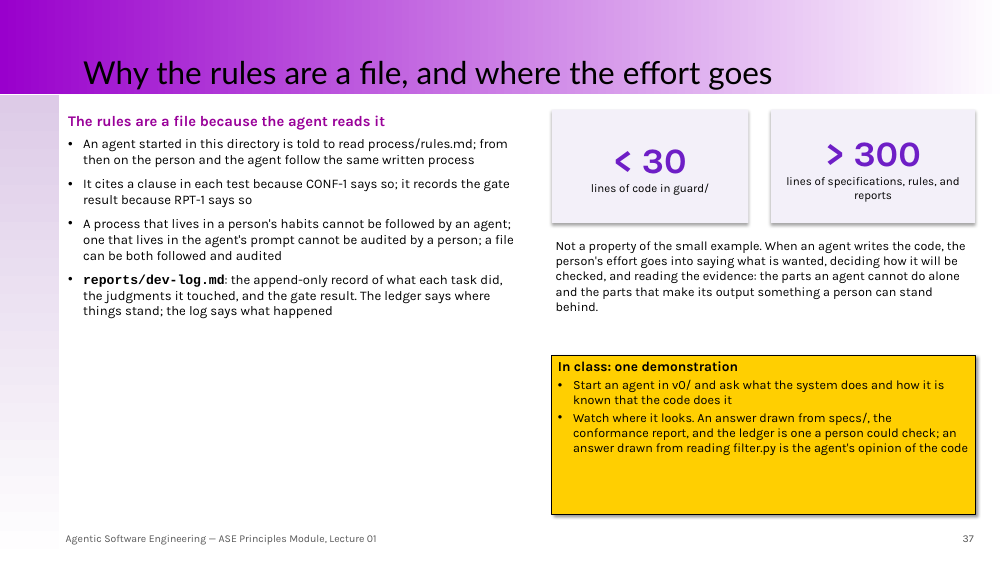
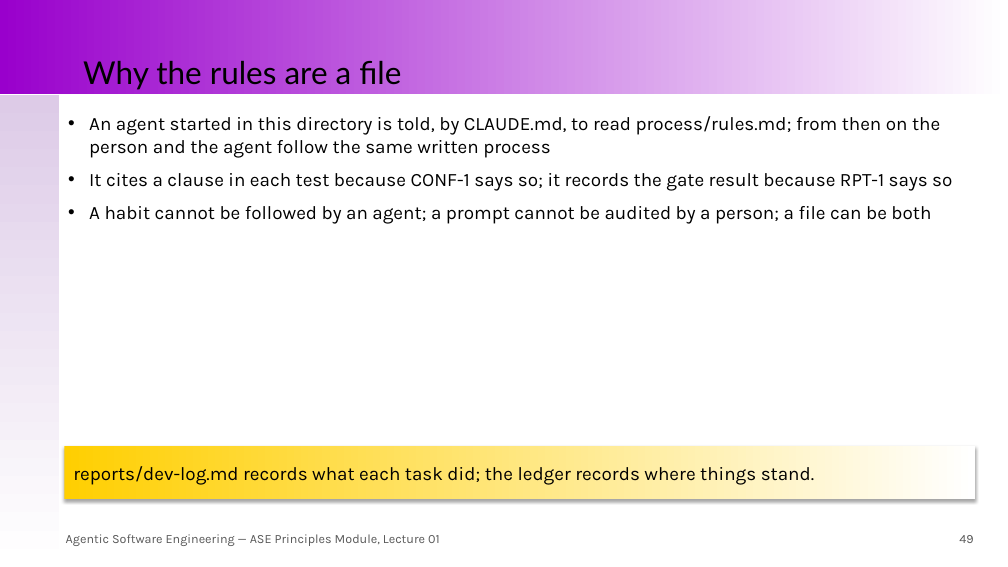
Before and after one commit to santoslab/agentic-software-engineering-public, a slide deck: slide 49 of module-ase-principles/slides/lecture-01-intent-specifications-realizations-and-judgments.pptx (slide 37 before the commit). Drawn at 1008x567 pixels with LibreOffice and Linux fonts; fonts in the diff are those of the drawing. Boxes give left, top, right and bottom in pixels: in the first picture for what was removed or moved away, otherwise in the second. Text is boxed around its words. In the diff, an @@ line names an element or a change of style, - is before the commit and + after.

```diff
--- a/module-ase-principles/slides/lecture-01-intent-specifications-realizations-and-judgments.pptx
+++ b/module-ase-principles/slides/lecture-01-intent-specifications-realizations-and-judgments.pptx
@@ title at (83, 60, 401, 90): text changed @@
-Why the rules are a file, and where the effort goes
+Why the rules are a file
@@ text at (89, 116, 940, 158): text changed; size 12.5 to 18 pt @@
-The rules are a file because the agent reads it
-• An agent started in this directory is told to read process/rules.md; from then on the person and the agent follow the same written process
+• An agent started in this directory is told, by CLAUDE.md, to read process/rules.md; from then on the person and the agent follow the same written process
@@ rectangle removed at (552, 110, 749, 223) @@
-< 30
-lines of code in guard/
@@ rectangle removed at (771, 110, 975, 223) @@
-> 300
-lines of specifications, rules, and reports
@@ text at (89, 173, 952, 191): size 12.5 to 18 pt in "It cites a clause in each test ..."; indent changed; more space between paragraphs @@
@@ text at (89, 206, 931, 224): text changed; size 12.5 to 18 pt @@
-• A process that lives in a person's habits cannot be followed by an agent; one that lives in the agent's prompt cannot be audited by a person; a file can be both followed and audited
-• reports/dev-log.md: the append-only record of what each task did, the judgments it touched, and the gate result. The ledger says where things stand; the log says what happened
+• A habit cannot be followed by an agent; a prompt cannot be audited by a person; a file can be both
@@ text removed at (556, 241, 966, 311) @@
-Not a property of the small example. When an agent writes the code, the person's effort goes into saying what is wanted, deciding how it will be checked, and reading the evidence: the parts an agent cannot do alone and the parts that make its output something a person can stand behind.
@@ rectangle removed at (552, 355, 975, 514) @@
-In class: one demonstration
-• Start an agent in v0/ and ask what the system does and how it is known that the code does it
-• Watch where it looks. An answer drawn from specs/, the conformance report, and the ledger is one a person could check; an answer drawn from reading filter.py is the agent's opinion of the code
@@ rectangle added at (64, 446, 975, 499), fill gradient #FFCF01 to #FFFFFF, 18 pt, text #000000 @@
+reports/dev-log.md records what each task did; the ledger records where things stand.
@@ text "Agentic Software Engineering — ASE ..." at (66, 534, 440, 546): size 10 to 12 pt @@
@@ text added at (959, 535, 973, 543), 12 pt, text #595959 @@
+49
@@ text removed at (963, 535, 974, 542) @@
-37
```
Also in this commit, not shown: 38 other slides changed, 16 slides added, 1 other file.
